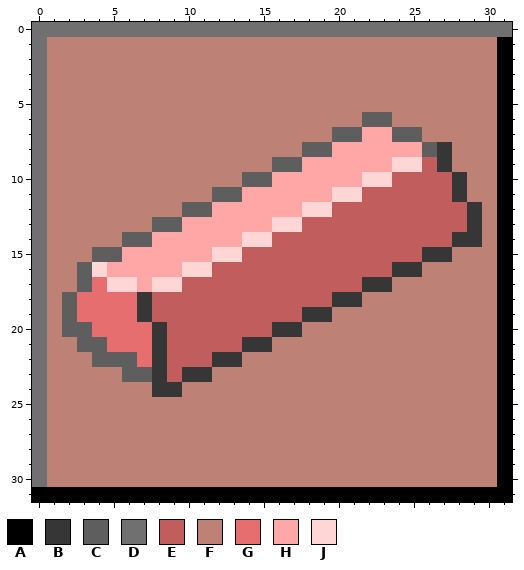
A pixel-art sprite gets an edit: core/assets/sprites/resources/CopperIngot.png. The first picture shows the starting point.
The file is 32x32 pixels.
Palette (. is transparent): A #000000  B #363636  C #5e5e5e  D #707070  E #c25d5d  F #bd8275  G #e66e6e  H #ffa6a6  J #ffd6d6
The same view after the edit:
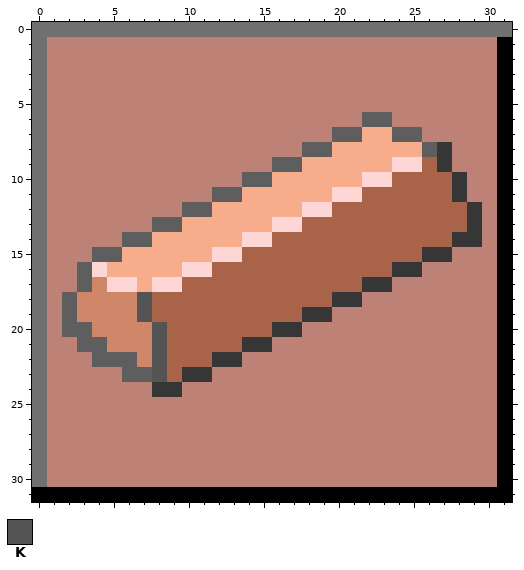
Colours new in this view: K #545454
The author wrote: added copper wires and wire maker
Change:
colour E: #c25d5d -> #a86348
colour G: #e66e6e -> #d08668
colour H: #ffa6a6 -> #f7ad8c
y 18..19: x 7 B -> K
y 20..23: x 8 B -> K
